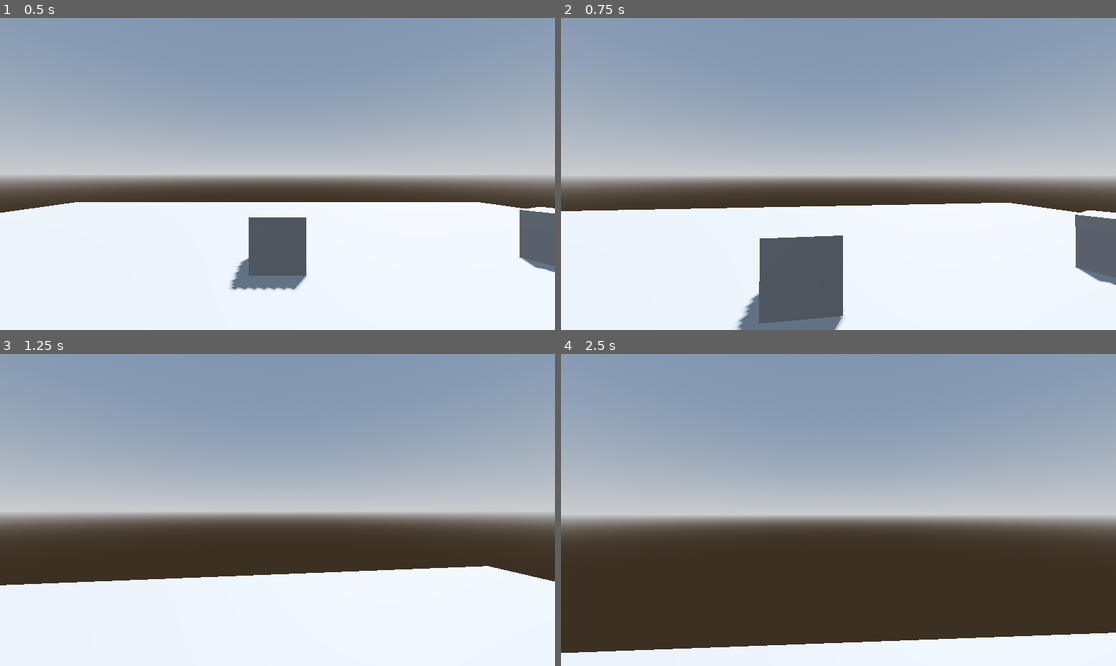
Above: before the commit, frames 1-4 (two rows, left to right).
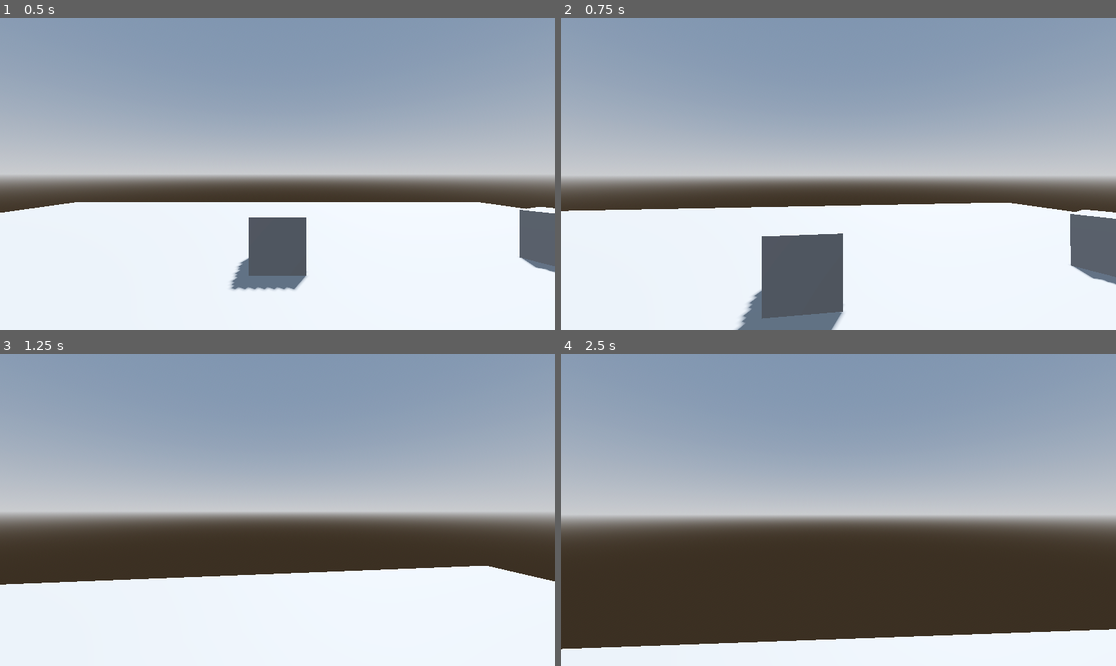
Above: after the commit, the same moments.

Repository: wide-context/first-person-controller
Game: Godot game, scene res://main.tscn
The game is run twice, just before and just after one commit, with the same random seed, the same clock (stepped at 60 frames per second) and the same inputs.
Inputs (mouse positions are in pixels of both pictures, inside the frame that each line leads up to):
- Up to frame 1 (0.5 s): no input
- Up to frame 2 (0.75 s): tap Enter at 0.5 s; move the mouse to (866, 174) at 0.52 s; hold W (move_forward) from 0.53 s (still down); click (866, 174) at 0.67 s
- Up to frame 3 (1.25 s): keep holding W (move_forward); tap Space (jump) at 0.77 s
- Up to frame 4 (2.5 s): keep holding W (move_forward); move the mouse to (810, 510) at 1.27 s; tap Space (jump) at 1.52 s; move the mouse to (849, 503) at 2.02 s

Frame 1 is identical in both runs. In frame 2, 0.9% of the frame differs, in the area x 1-100%, y 59-100%; in frame 3, 0.2%; in frame 4, 1.2%, in the area x 0-100%, y 88-96%.

Commit message:
Enable physics interpolation in project settings

Diff:
--- a/project.godot
+++ b/project.godot
@@ -42,3 +42,7 @@
 "events": [Object(InputEventKey,"resource_local_to_scene":false,"resource_name":"","device":-1,"window_id":0,"alt_press …(191 unchanged characters)…
 ]
 }
+
+[physics]
+
+common/physics_interpolation=true
